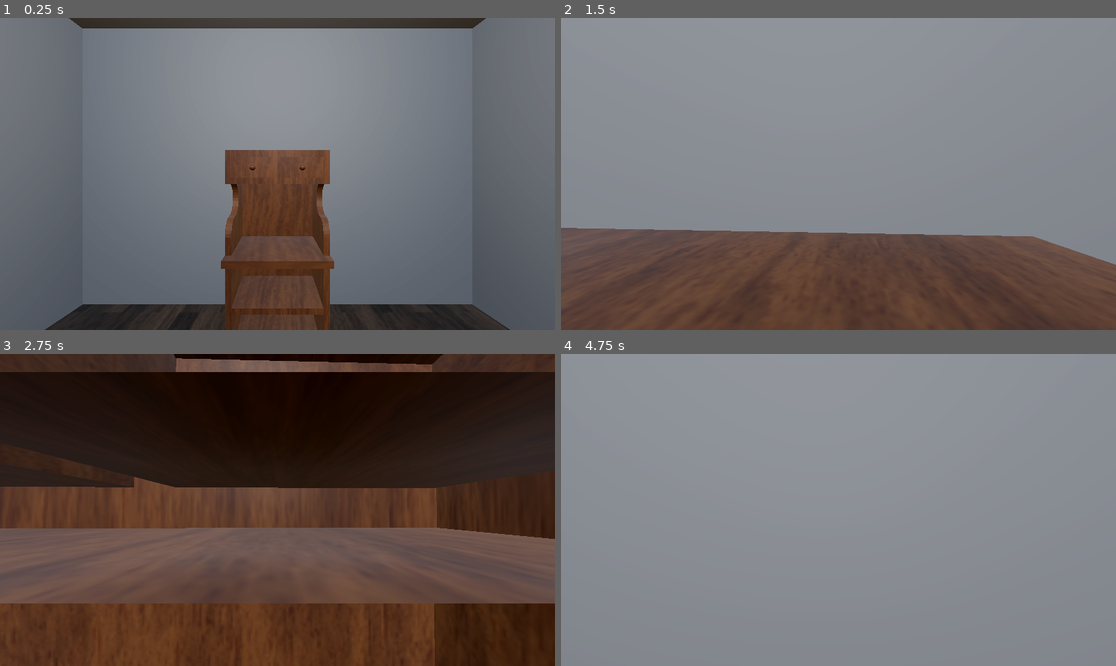
Above: before the commit, frames 1-4 (two rows, left to right).
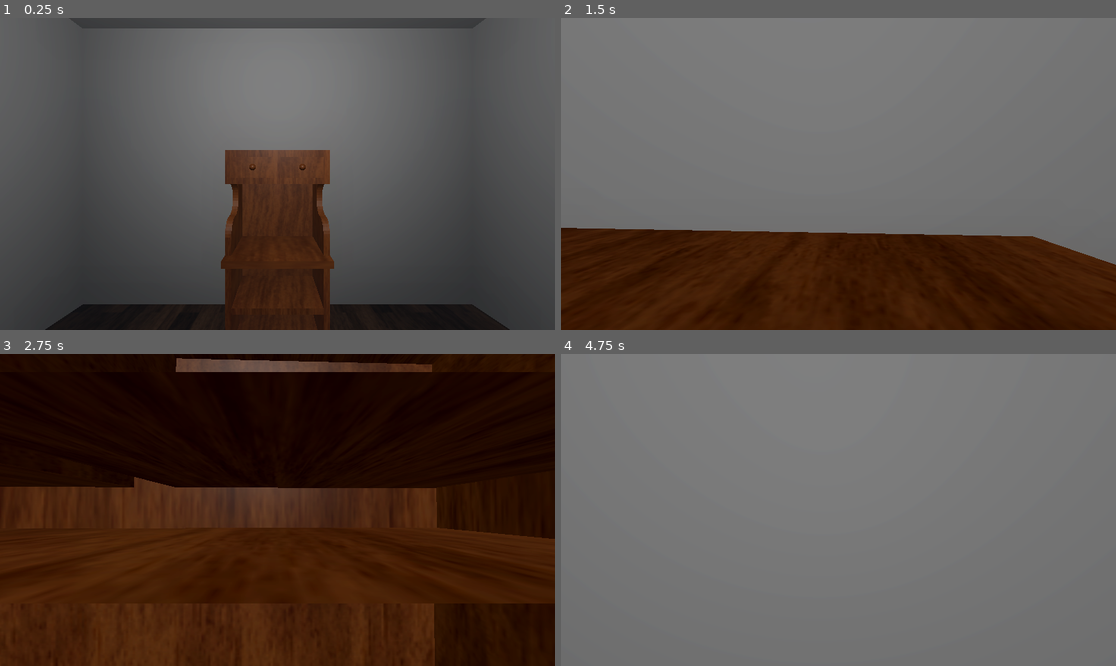
Above: after the commit, the same moments.

Repository: Angburmun/EV2024-25-escape-room
Game: Godot game, scene res://escena_pasillo.tscn
The game is run twice, just before and just after one commit, with the same random seed, the same clock (stepped at 60 frames per second) and the same inputs.
Inputs (mouse positions are in pixels of both pictures, inside the frame that each line leads up to):
- Up to frame 1 (0.25 s): no input
- Up to frame 2 (1.5 s): tap Enter (ui_accept) at 0.5 s; move the mouse to (866, 174) at 0.52 s; hold Down (camara_abajo) 0.53-1.28 s; hold W (forward) from 0.53 s (still down); tap Space (jump) at 0.77 s; move the mouse to (810, 174) at 1.27 s; tap Up (camara_arriba) at 1.35 s
- Up to frame 3 (2.75 s): keep holding W (forward); tap Space (jump) at 1.52 s; move the mouse to (288, 503) at 2.02 s; hold Right (camara_derecha) from 2.03 s (still down)
- Up to frame 4 (4.75 s): keep holding W (forward); tap Enter (ui_accept) at 2.75, 3.5 s; move the mouse to (832, 516) at 2.77 s; release Right (camara_derecha) at 2.78 s; tap Left (camara_izquierda) at 2.85 s; tap Space (jump) at 3.02, 3.77, 4.52 s; move the mouse to (877, 513) at 3.52 s; hold Down (camara_abajo) 3.53-4.28 s; move the mouse to (794, 506) at 4.27 s; tap Up (camara_arriba) at 4.35 s

The runs differ from the first frame. In frame 1, 87% of the frame differs, in the area x 0-100%, y 0-100%; in frame 2, 100%; in frame 3, 36%; in frame 4, 100%.

Commit message:
Añadido WorldEnvironment.

Diff:
--- /dev/null
+++ b/ESCENAS/puerta.tscn
@@ -0,0 +1,17 @@
+[gd_scene load_steps=2 format=3 uid="uid://vktm5u2yhw35"]
+
+[sub_resource type="BoxMesh" id="BoxMesh_qhvd8"]
+size = Vector3(0.05, 3, 2.55)
+
+[node name="puerta" type="Node3D"]
+
+[node name="puerta" type="CSGMesh3D" parent="."]
+mesh = SubResource("BoxMesh_qhvd8")
+
+[node name="pomo1" type="CSGSphere3D" parent="puerta"]
+transform = Transform3D(1, 0, 0, 0, 1, 0, 0, 0, 1, 0.1, 0, 1)
+radius = 0.1
+
+[node name="pomo2" type="CSGSphere3D" parent="puerta"]
+transform = Transform3D(1, 0, 0, 0, 1, 0, 0, 0, 1, -0.1, 0, 1)
+radius = 0.1
--- a/SCRIPTS/jugador.gd
+++ b/SCRIPTS/jugador.gd
@@ -44,8 +44,8 @@
 			velocity.x = direction.x * WALK_SPEED
 			velocity.z = direction.z * WALK_SPEED
 		else:
-			velocity.x = lerp(velocity.x, direction.x * WALK_SPEED, delta * 7.0)
-			velocity.z = lerp(velocity.z, direction.z * WALK_SPEED, delta * 7.0)
+			velocity.x = lerp(velocity.x, direction.x * WALK_SPEED, delta * 10.0)
+			velocity.z = lerp(velocity.z, direction.z * WALK_SPEED, delta * 10.0)
 	else:
 		velocity.x = lerp(velocity.x, direction.x * WALK_SPEED, delta * 3.0)
 		velocity.z = lerp(velocity.z, direction.z * WALK_SPEED, delta * 3.0)
--- a/escena_pasillo.tscn
+++ b/escena_pasillo.tscn
@@ -1,21 +1,18 @@
-[gd_scene load_steps=10 format=3 uid="uid://b7rewe1nniolb"]
+[gd_scene load_steps=9 format=3 uid="uid://b7rewe1nniolb"]
 
 [ext_resource type="Script" uid="uid://cj15dfufotb1l" path="res://SCRIPTS/jugador.gd" id="1_ke01q"]
 [ext_resource type="PackedScene" uid="uid://bxsxp5hgjo068" path="res://ESCENAS_BLENDER/blender_aparador.tscn" id="2_66ue0"]
 [ext_resource type="Material" uid="uid://buecjx8f0ga8f" path="res://TEXTURES/parquet.tres" id="2_ke01q"]
-
-[sub_resource type="ProceduralSkyMaterial" id="ProceduralSkyMaterial_66ue0"]
-sky_horizon_color = Color(0.662243, 0.671743, 0.686743, 1)
-ground_horizon_color = Color(0.662243, 0.671743, 0.686743, 1)
-
-[sub_resource type="Sky" id="Sky_ke01q"]
-sky_material = SubResource("ProceduralSkyMaterial_66ue0")
+[ext_resource type="PackedScene" uid="uid://vktm5u2yhw35" path="res://ESCENAS/puerta.tscn" id="4_ke01q"]
 
 [sub_resource type="Environment" id="Environment_7wody"]
-background_mode = 2
-sky = SubResource("Sky_ke01q")
+ambient_light_color = Color(0.852515, 0.370982, 0.122975, 1)
+ambient_light_energy = 0.5
 tonemap_mode = 2
 glow_enabled = true
+glow_bloom = 0.05
+fog_enabled = true
+fog_light_energy = 0.5
 
 [sub_resource type="CapsuleMesh" id="CapsuleMesh_66ue0"]
 
@@ -112,6 +109,9 @@
 skeleton = NodePath("../..")
 surface_material_override/0 = ExtResource("2_ke01q")
 
+[node name="puerta" parent="pasillo1" instance=ExtResource("4_ke01q")]
+transform = Transform3D(1, 0, 0, 0, 1, 0, 0, 0, 1, 2.5, 0, 0)
+
 [node name="pasillo2" type="CSGBox3D" parent="."]
 transform = Transform3D(1, 0, 0, 0, 1, 0, 0, 0, 1, -9.3, 1.6, -7)
 use_collision = true
